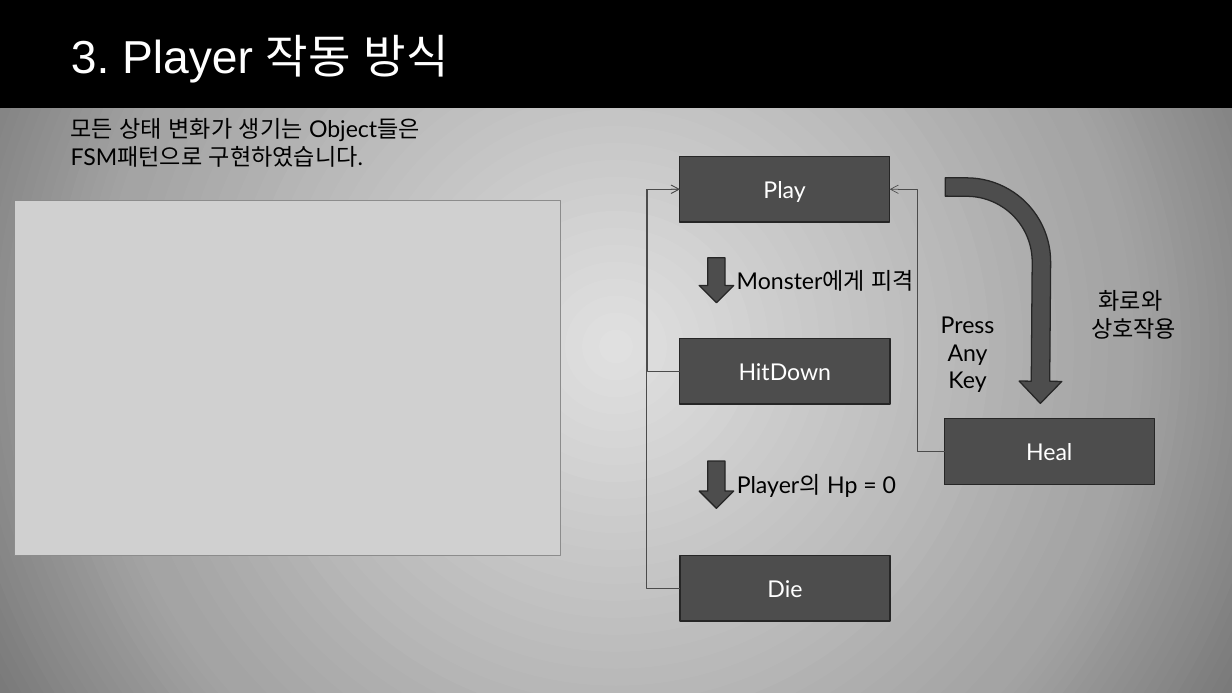
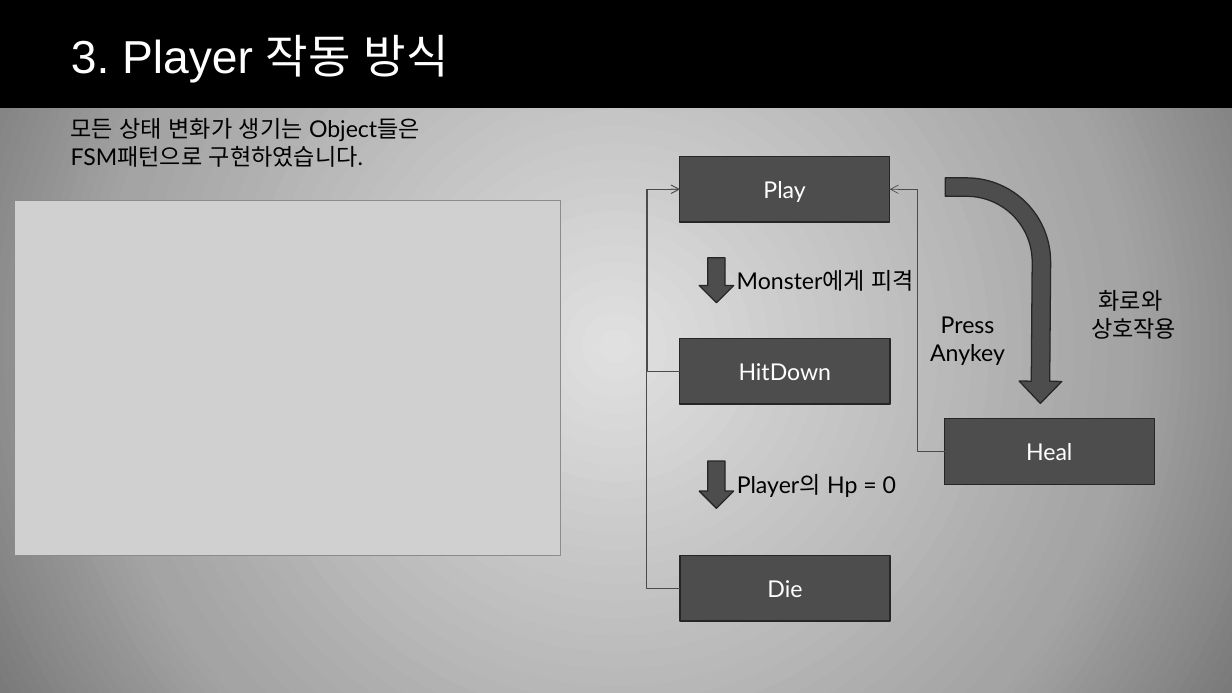
Before and after one commit to hyungun26/TheDarkest, a slide deck: slide 7 of The Darkest ppt.pptx. Drawn at 1232x693 pixels with LibreOffice and Linux fonts; fonts in the diff are those of the drawing; grey boxes stand for pictures; background and template pictures are left out. Boxes give left, top, right and bottom in pixels: in the first picture for what was removed or moved away, otherwise in the second. Text is boxed around its words. In the diff, an @@ line names an element or a change of style, - is before the commit and + after.

```diff
--- a/The Darkest ppt.pptx
+++ b/The Darkest ppt.pptx
@@ text at <box>930,316,1005,365</box>: text changed @@
-Press Any Key
+Press Anykey
```
Also in this commit, not shown: 1 other file.
